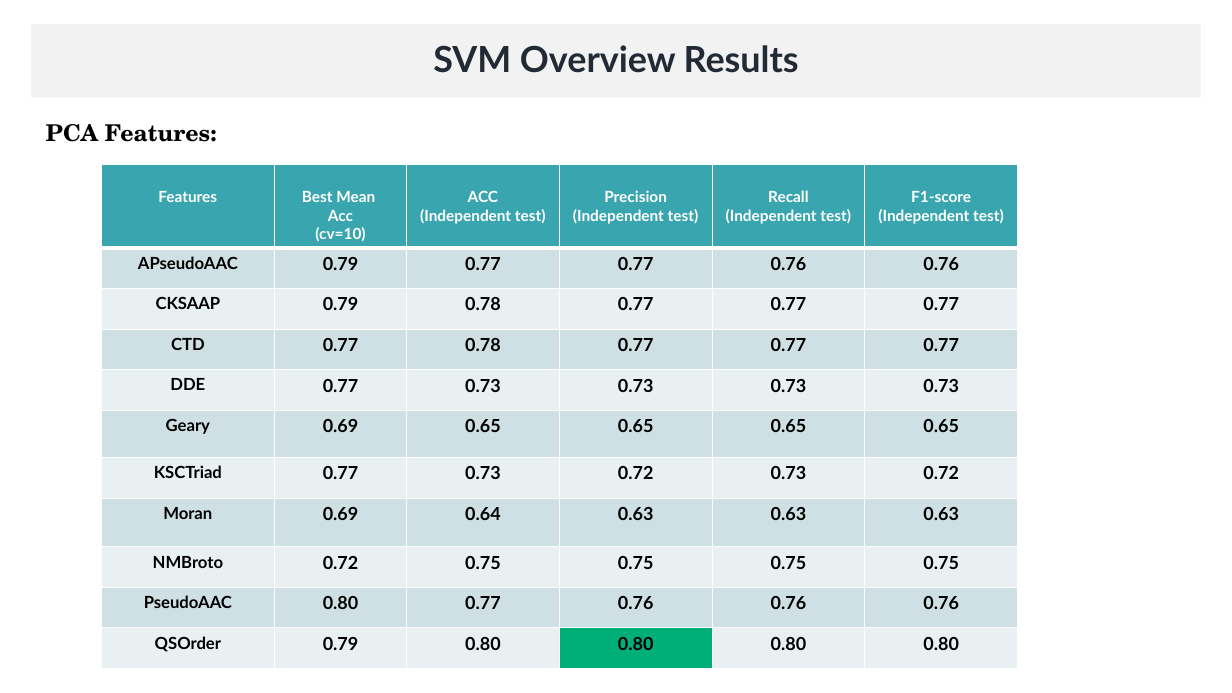
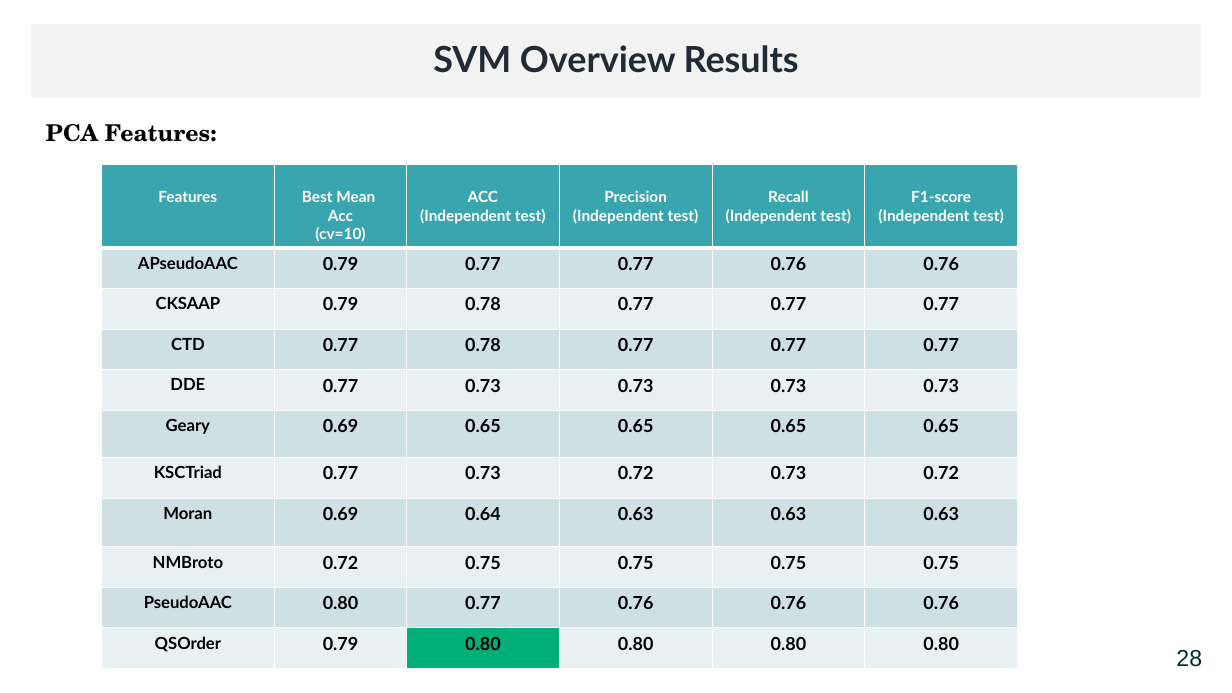
Before and after one commit to mtzynb/MyThesis, a slide deck: slide 32 of ThesisPresentation/thesis_presentation_26012022_Winter.pptx (slide 36 before the commit). Drawn at 1232x693 pixels with LibreOffice and Linux fonts; fonts in the diff are those of the drawing. Boxes give left, top, right and bottom in pixels: in the first picture for what was removed or moved away, otherwise in the second. Text is boxed around its words. In the diff, an @@ line names an element or a change of style, - is before the commit and + after.

```diff
--- a/ThesisPresentation/thesis_presentation_26012022_Winter.pptx
+++ b/ThesisPresentation/thesis_presentation_26012022_Winter.pptx
@@ table at bbox=[101, 165, 1017, 669] @@
@@ fill #E8F0F2 to #00AE78 in row 11, column 3 @@
@@ fill #00AE78 to #E8F0F2 in row 11, column 4 @@
@@ text added at bbox=[1176, 650, 1202, 667], 18 pt, text #012D2C @@
+28
```
Also in this commit, not shown: 35 other slides changed, 4 slides removed.
